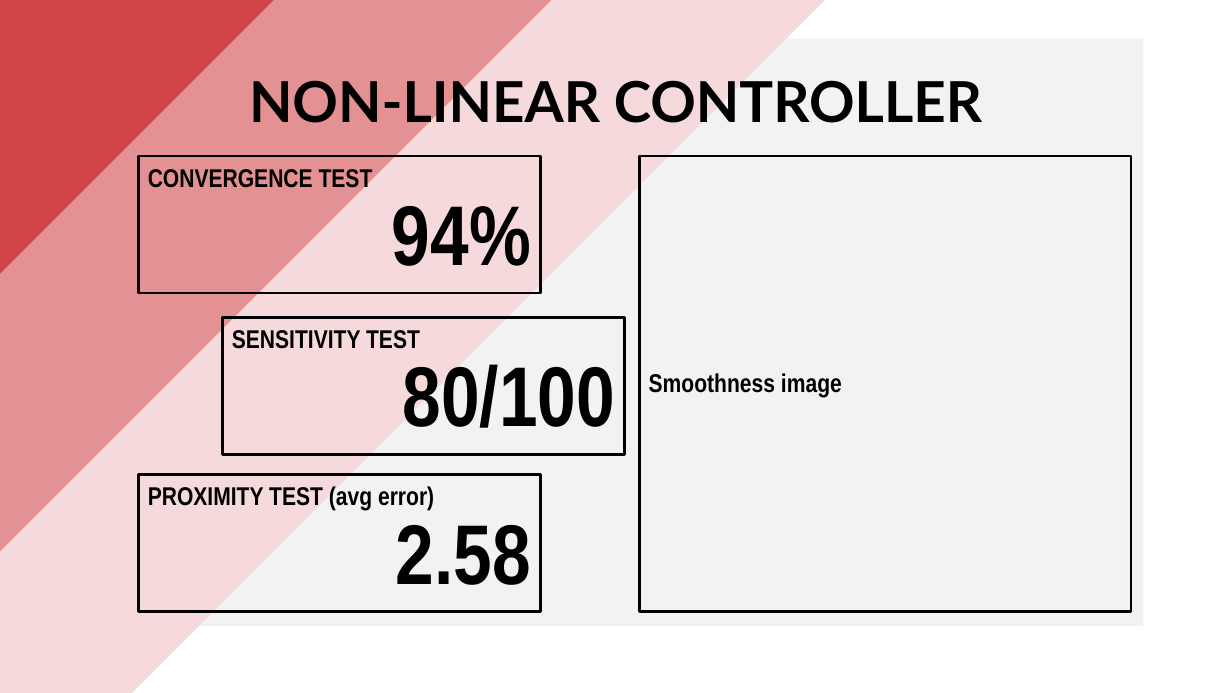
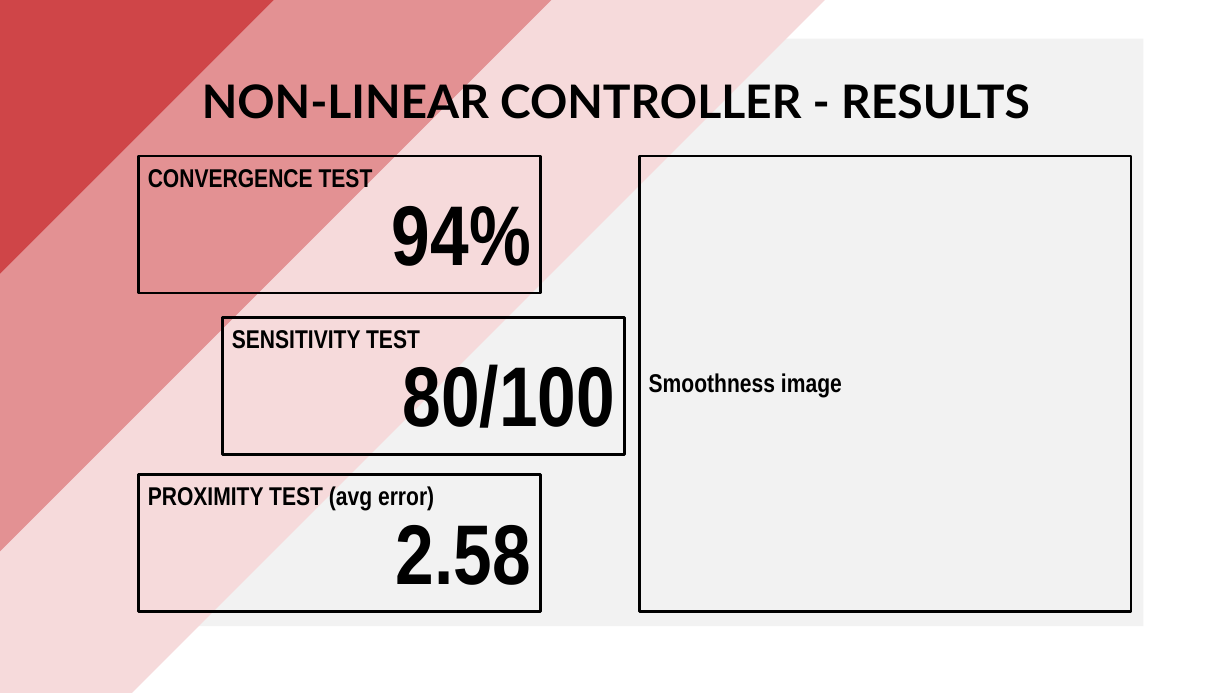
Before and after one commit to PippoGot/R-C2, a slide deck: slide 12 of documentation/presentation.pptx (slide 10 before the commit). Drawn at 1232x693 pixels with LibreOffice and Linux fonts; fonts in the diff are those of the drawing. Boxes give left, top, right and bottom in pixels: in the first picture for what was removed or moved away, otherwise in the second. Text is boxed around its words. In the diff, an @@ line names an element or a change of style, - is before the commit and + after.

```diff
--- a/documentation/presentation.pptx
+++ b/documentation/presentation.pptx
@@ title at box(202, 78, 1030, 127): text changed; size 44 to 36 pt @@
-NON-LINEAR CONTROLLER
+NON-LINEAR CONTROLLER - RESULTS
```
Also in this commit, not shown: 8 other slides changed, 6 slides added, 1 other file.
